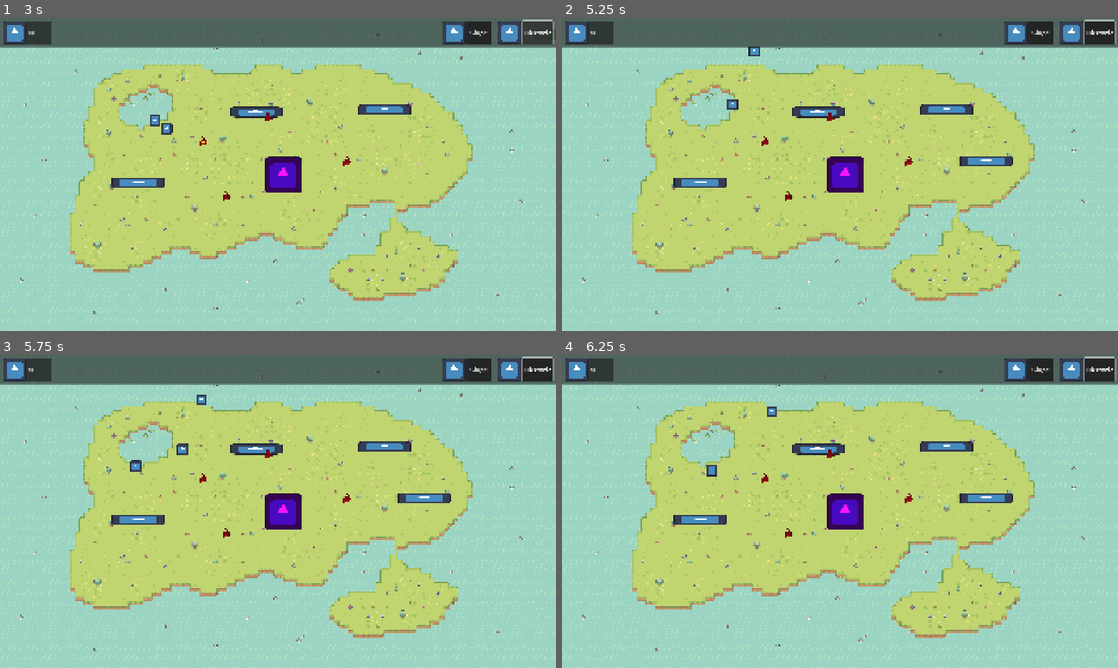
Above: before the commit, frames 1-4 (two rows, left to right).
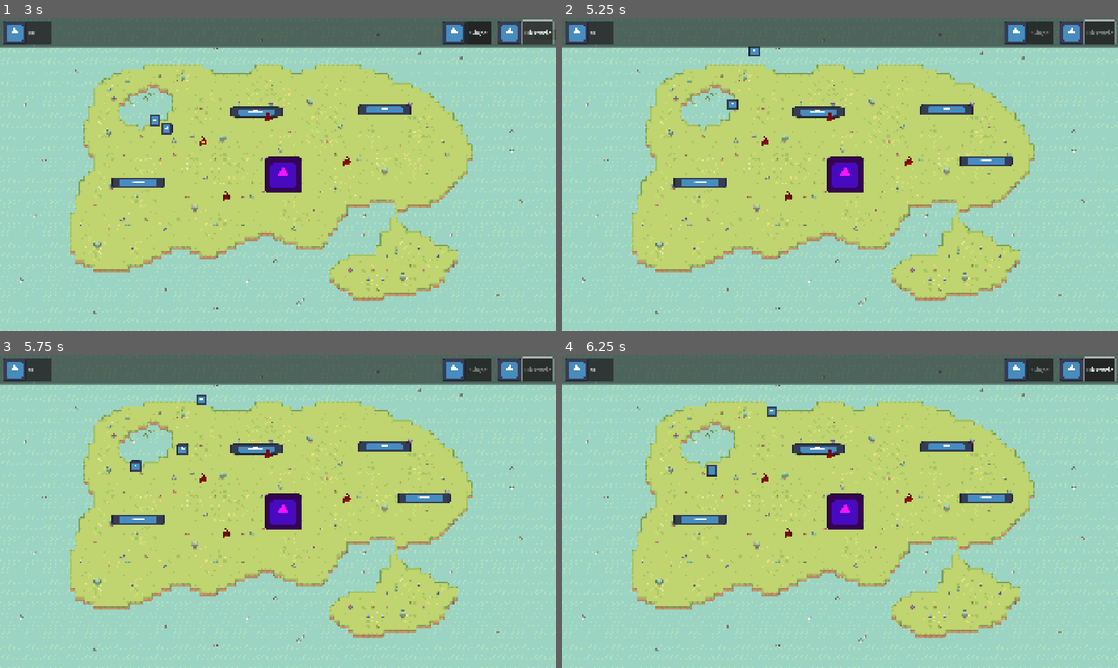
Above: after the commit, the same moments.

Repository: CreaJeu/PirateTowerDefense
Game: Godot game, scene res://scenes/main.tscn
Two runs of this game, one before a commit and one after it. Both use one fixed random seed, a clock stepped at 60 frames per second and the inputs below. The engine's default icon, where the game draws it, is replaced by a stand-in: a white triangle on a blue panel in a dark square.
Inputs (mouse positions are in pixels of both pictures, inside the frame that each line leads up to):
- Up to frame 1 (3 s): click "Singe" at 0.5 s; click "Obstacle" at 1.25 s; click "Singe" at 2 s; click "Obstacle" at 2.75 s
- Up to frame 2 (5.25 s): click "Singe" at 3.5 s; click "Obstacle" at 4.25 s; move the mouse to (962, 158) at 5.02 s; click (962, 158) at 5.1 s
- Up to frame 3 (5.75 s): no input
- Up to frame 4 (6.25 s): move the mouse to (728, 527) at 5.77 s; click (728, 527) at 5.85 s

Frame 1 is identical in both runs. In frame 2, less than 0.1% of the frame differs, in the area x 5-100%, y 3-6%; in frame 3, less than 0.1%; in frame 4, less than 0.1%.

Commit message:
Gameplay loop is here!

Diff:
--- a/scripts/build_manager.gd
+++ b/scripts/build_manager.gd
@@ -3,8 +3,8 @@
 
 @export var obstacle_scene: PackedScene
 @export var turret_scene: PackedScene
-@export var obstacle_cost: int = 30
-@export var turret_cost: int = 50
+@export var obstacle_cost: int = 70
+@export var turret_cost: int = 100
 
 @onready var obstacles = $"../Obstacles"
 @onready var turrets = $"../Turrets"
--- a/scripts/enemy.gd
+++ b/scripts/enemy.gd
@@ -3,6 +3,7 @@
 
 @export var speed = 100.0
 @export var damage = 10.0
+@export var money_on_death = 10.0
 @export var target: Node2D
 
 
@@ -57,6 +58,7 @@
 
 func _on_hit_base():
 	Signals.base_take_damage.emit(damage)
+	Signals.enemy_died.emit(money_on_death)
 	queue_free()
 
 
@@ -72,3 +74,7 @@
 		obstacle.take_damage(damage)
 	else:
 		obstacles_in_range.remove_at(0)
+
+func die():
+	Signals.enemy_died.emit(money_on_death)
+	queue_free()
--- a/scripts/gamestate.gd
+++ b/scripts/gamestate.gd
@@ -4,7 +4,11 @@
 
 var money: int = 100
 
+func _ready() -> void:
+	Signals.enemy_died.connect(add_money)
+
 func add_money(amount: int):
+	print("Money!")
 	money += amount
 	money_changed.emit(money)
 
--- a/scripts/projectile.gd
+++ b/scripts/projectile.gd
@@ -18,5 +18,5 @@
 
 func _on_body_entered(body):
 	if body.is_in_group("enemies"):
-		body.queue_free()  # Or deal damage
+		body.die()
 		queue_free()
--- a/scripts/signals.gd
+++ b/scripts/signals.gd
@@ -1,4 +1,5 @@
 extends Node
 
 signal base_take_damage(amount)
+signal enemy_died(money_gained)
 signal game_over()
